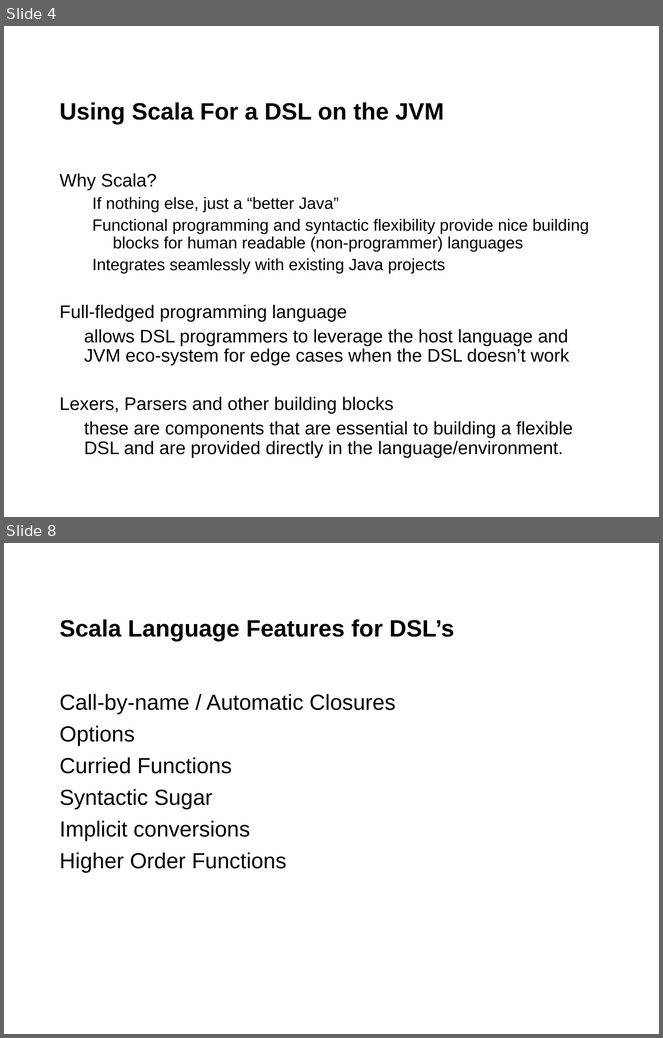
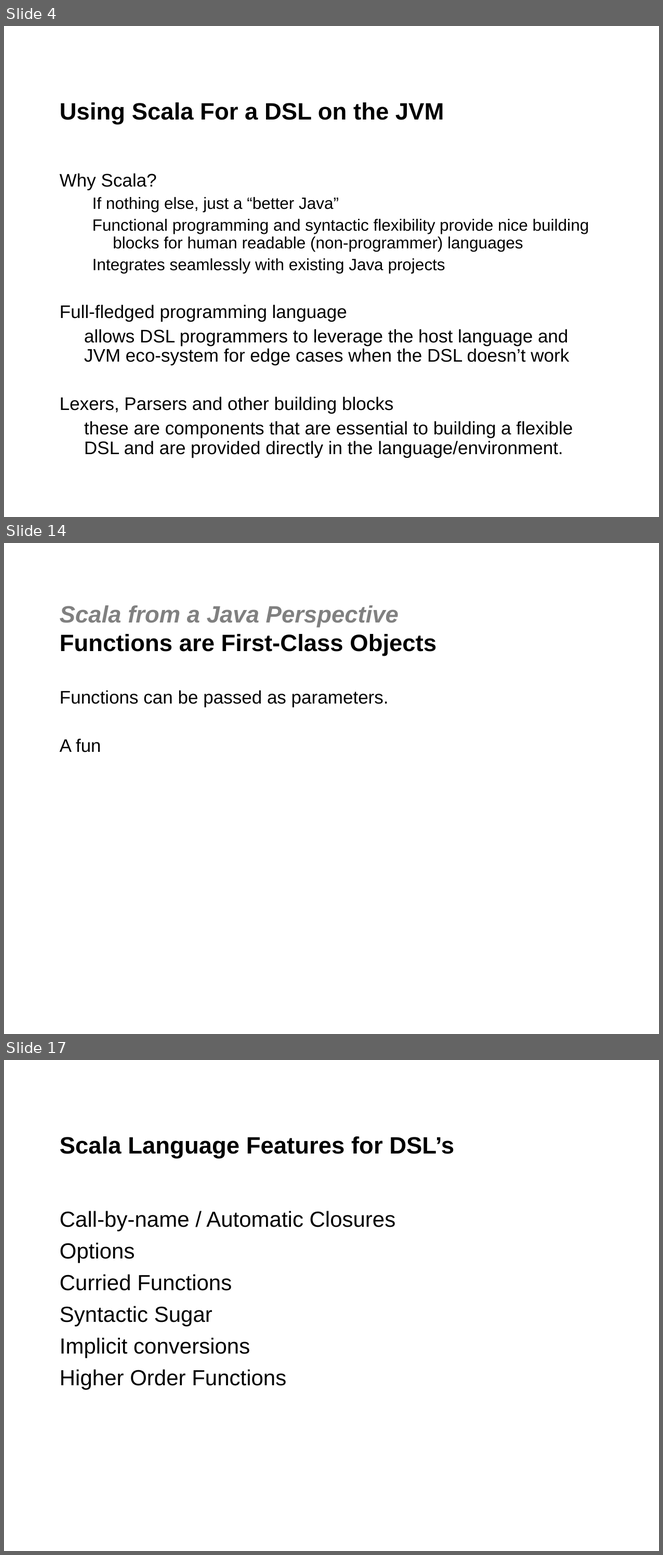
Before and after one commit to jgoodsen/agile2010, a slide deck: 03-scala.ppt. Shown one above the other, each under a label of ours: slides 4 and 8 before the commit, slides 4, 14 and 17 after it; the slides between them are not shown. The pictures are 663x1038 and 663x1555 pixels, drawn with LibreOffice and Linux fonts; fonts in the diff are those of the drawing; background and template pictures are left out. Boxes give left, top, right and bottom in pixels: in the first picture for what was removed or moved away, otherwise in the second. Text is boxed around its words. In the diff, an @@ line names an element or a change of style, - is before the commit and + after.

```diff
--- a/03-scala.ppt
+++ b/03-scala.ppt
@@ slide 14 added at box(4, 543, 659, 1034), background #FFFFFF @@
@@ title added at box(60, 605, 437, 656), 26 pt, text #000000, bold @@
+Scala from a Java Perspective
+Functions are First-Class Objects
@@ text added at box(60, 690, 389, 753), 20 pt, text #000000 @@
+Functions can be passed as parameters.
+A fun
@@ what was slide 8 is now slide 17 @@
```
Also in this commit, not shown: 3 slides changed, 8 other slides added, 5 other files.
